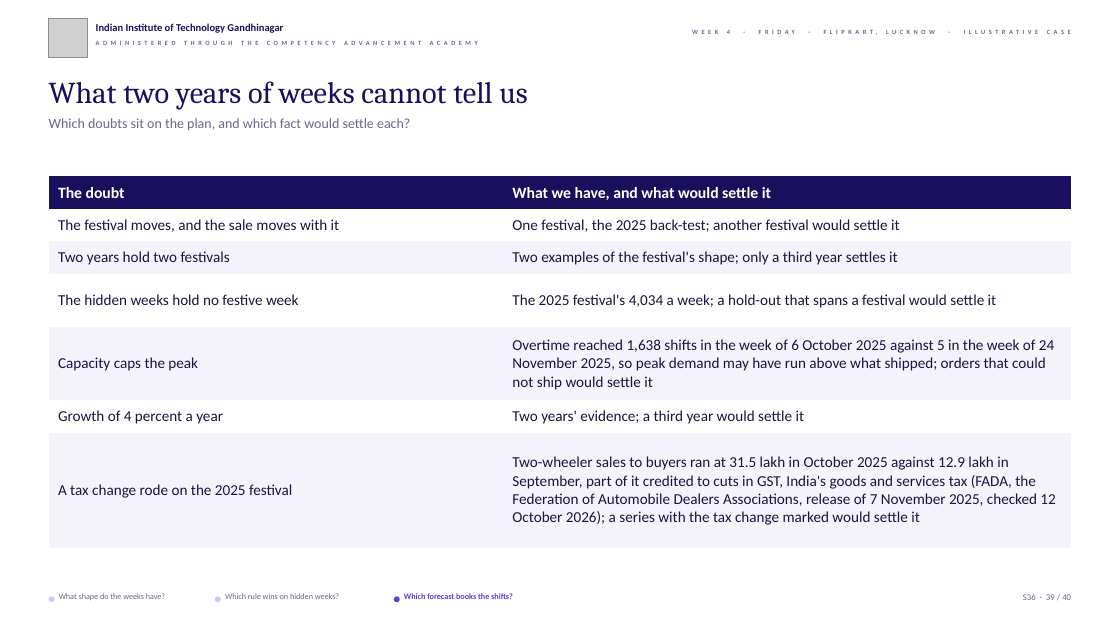
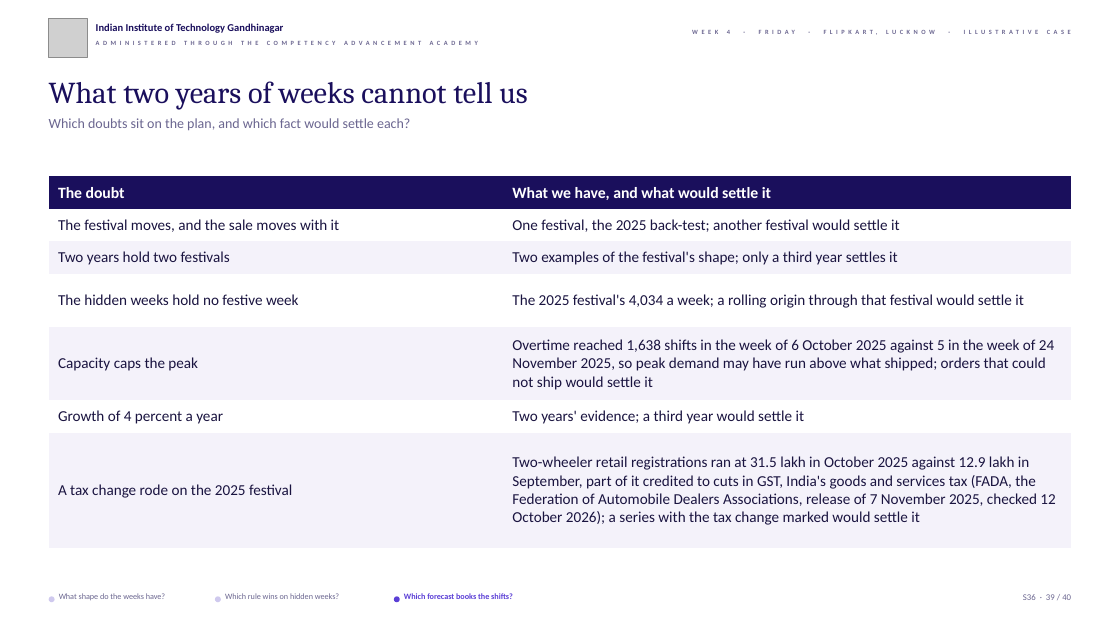
Before and after one commit to fde-academy-lab/c2-content-factory, a slide deck: slide 39 of content/W04/D5/slides/C2_W04_D05_half1_STUDENT.pptx. Drawn at 1120x630 pixels with LibreOffice and Linux fonts; fonts in the diff are those of the drawing; grey boxes stand for pictures; background and template pictures are left out. Boxes give left, top, right and bottom in pixels: in the first picture for what was removed or moved away, otherwise in the second. Text is boxed around its words. In the diff, an @@ line names an element or a change of style, - is before the commit and + after.

```diff
--- a/content/W04/D5/slides/C2_W04_D05_half1_STUDENT.pptx
+++ b/content/W04/D5/slides/C2_W04_D05_half1_STUDENT.pptx
@@ table at [49,176,1071,548] @@
-row 4, column 2: The 2025 festival's 4,034 a week; a hold-out that spans a festival would settle it
+row 4, column 2: The 2025 festival's 4,034 a week; a rolling origin through that festival would settle it
-row 7, column 2: Two-wheeler sales to buyers ran at 31.5 lakh in October 2025 against 12.9 lakh in September, part of it credited to cuts in GST, India's goods and services tax (FADA, the Federation of Automobile Dealers Associations, release of 7 November 2025, checked 12 October 2026); a series with the tax change marked would settle it
+row 7, column 2: Two-wheeler retail registrations ran at 31.5 lakh in October 2025 against 12.9 lakh in September, part of it credited to cuts in GST, India's goods and services tax (FADA, the Federation of Automobile Dealers Associations, release of 7 November 2025, checked 12 October 2026); a series with the tax change marked would settle it
```
Also in this commit, not shown: 1 other slide changed, 5 other files.
